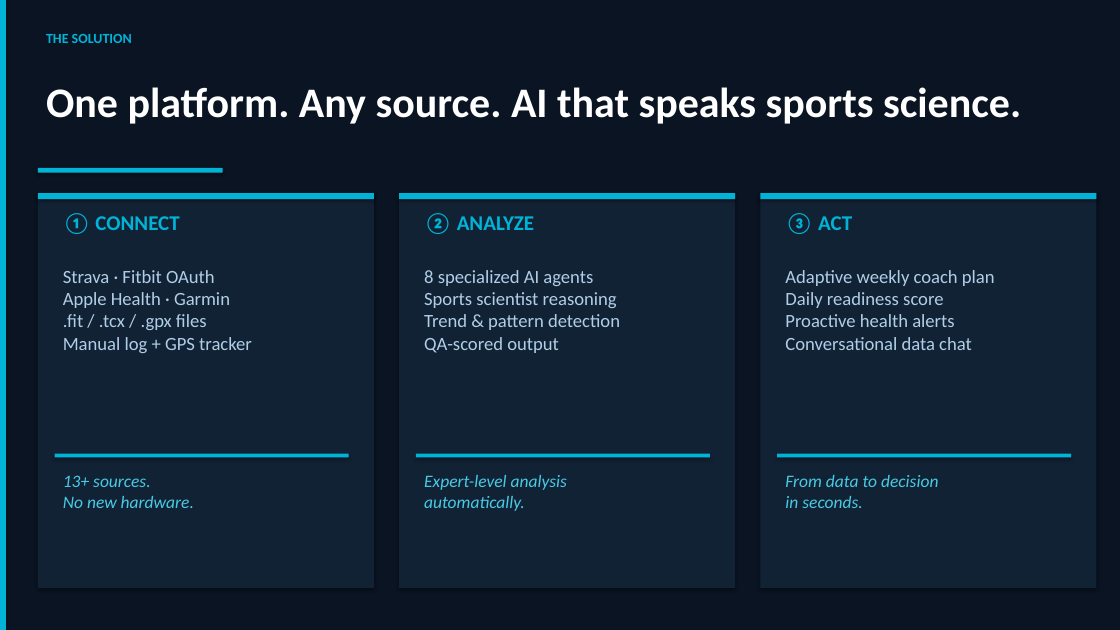
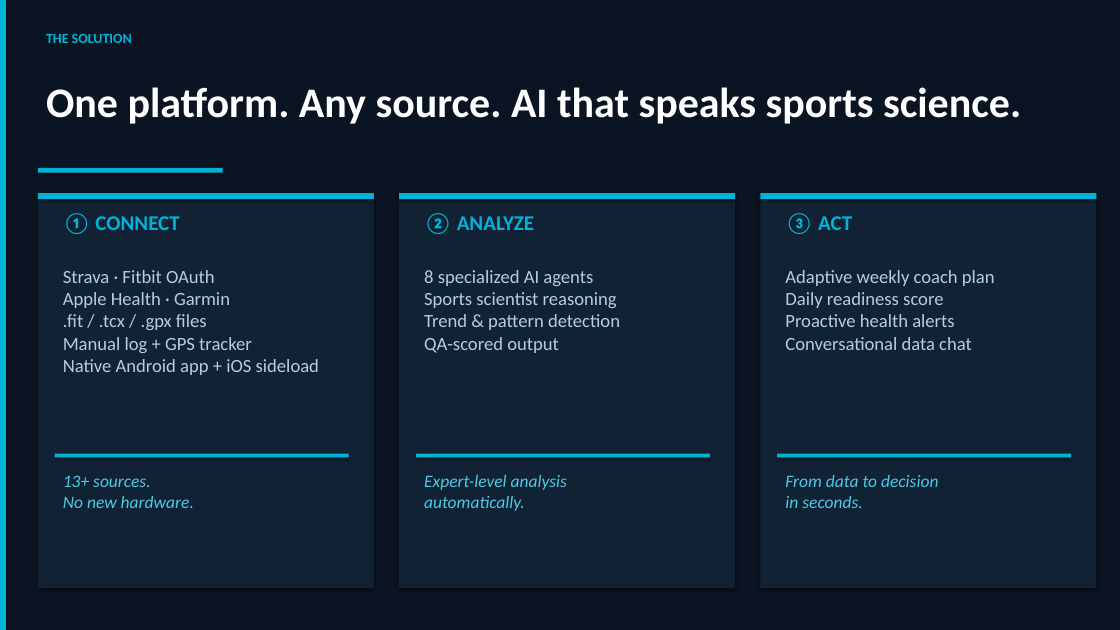
Before and after one commit to PyMite6941/Fitness-AI-Agents, a slide deck: slide 3 of fitness_ai_agents_presentation.pptx. Drawn at 1120x630 pixels with LibreOffice and Linux fonts; fonts in the diff are those of the drawing. Boxes give left, top, right and bottom in pixels: in the first picture for what was removed or moved away, otherwise in the second. Text is boxed around its words. In the diff, an @@ line names an element or a change of style, - is before the commit and + after.

```diff
--- a/fitness_ai_agents_presentation.pptx
+++ b/fitness_ai_agents_presentation.pptx
@@ text at bbox=[63, 359, 319, 375]: paragraph added @@
+Native Android app + iOS sideload
```
Also in this commit, not shown: 4 other files.
